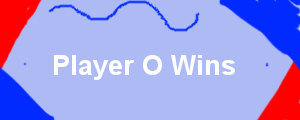
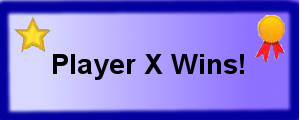
Two versions of the same layered image (w=300, h=120). Layer-by-layer changes:
added layer "star.jpg" above "goldribbonicon.jpg" over [14, 17, 51, 52]
added layer "goldribbonicon.jpg" above "Player X Wins!" over [255, 15, 285, 63]
renamed "Player O Wins" to "Player X Wins!", painted on it over [53, 54, 244, 80]
painted on "Background" over [0, 0, 300, 120]
